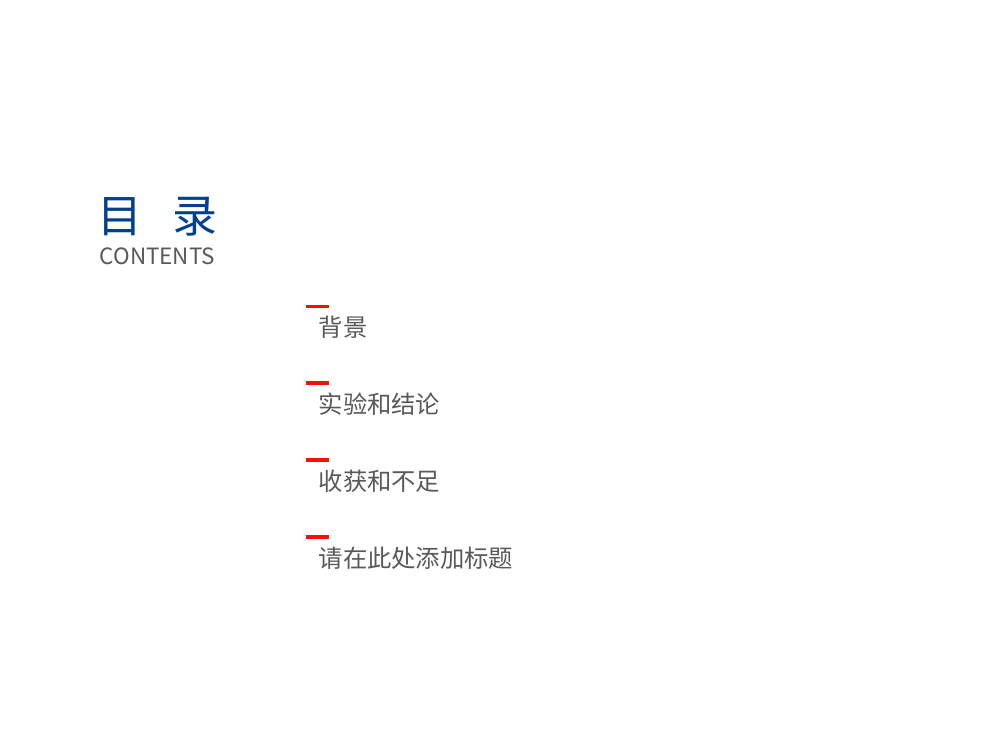
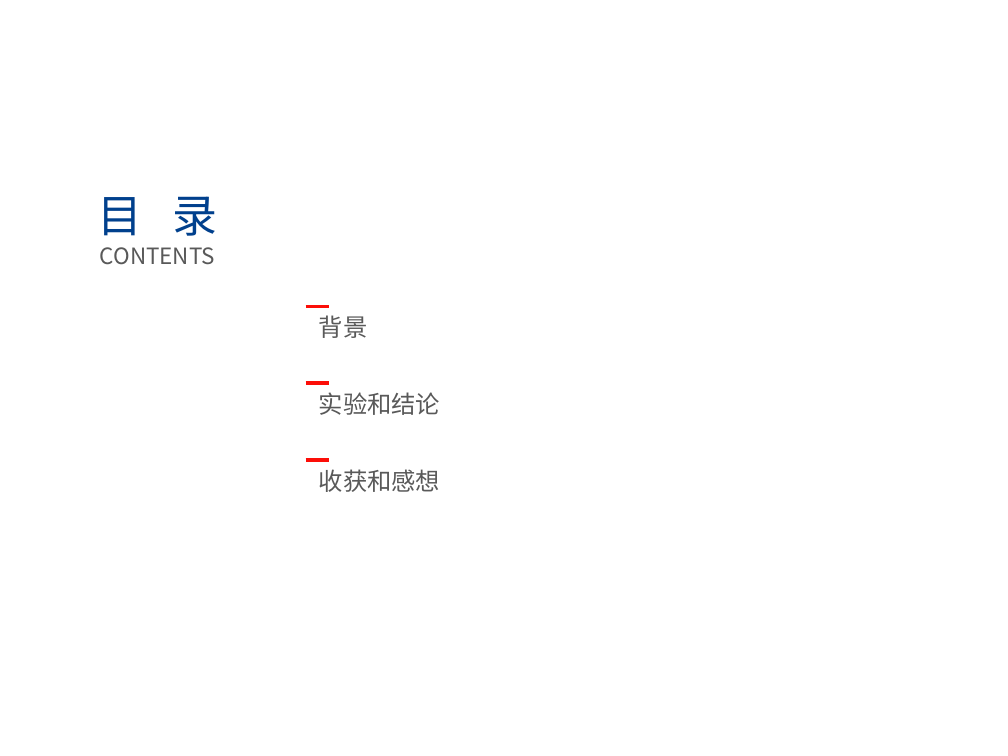
Before and after one commit to yangyiqwer/vue-sp, a slide deck: slide 2 of 答辩.pptx. Drawn at 1008x756 pixels with LibreOffice and Linux fonts; fonts in the diff are those of the drawing; background and template pictures are left out. Boxes give left, top, right and bottom in pixels: in the first picture for what was removed or moved away, otherwise in the second. Text is boxed around its words. In the diff, an @@ line names an element or a change of style, - is before the commit and + after.

```diff
--- a/答辩.pptx
+++ b/答辩.pptx
@@ text at bbox=[319, 469, 440, 492]: text changed @@
-收获和不足
+收获和感想
@@ line removed from (306, 536) to (329, 536) @@
@@ text removed at bbox=[319, 546, 513, 569] @@
-请在此处添加标题
```
Also in this commit, not shown: 4 other slides changed, 1 slide added, 1 other file.
